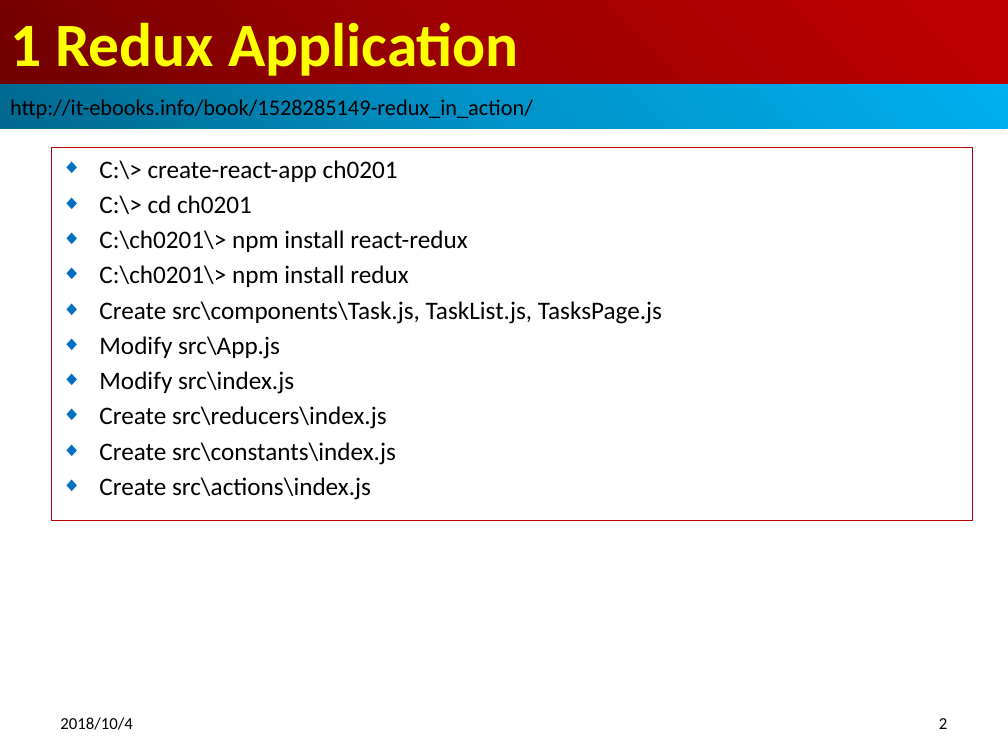
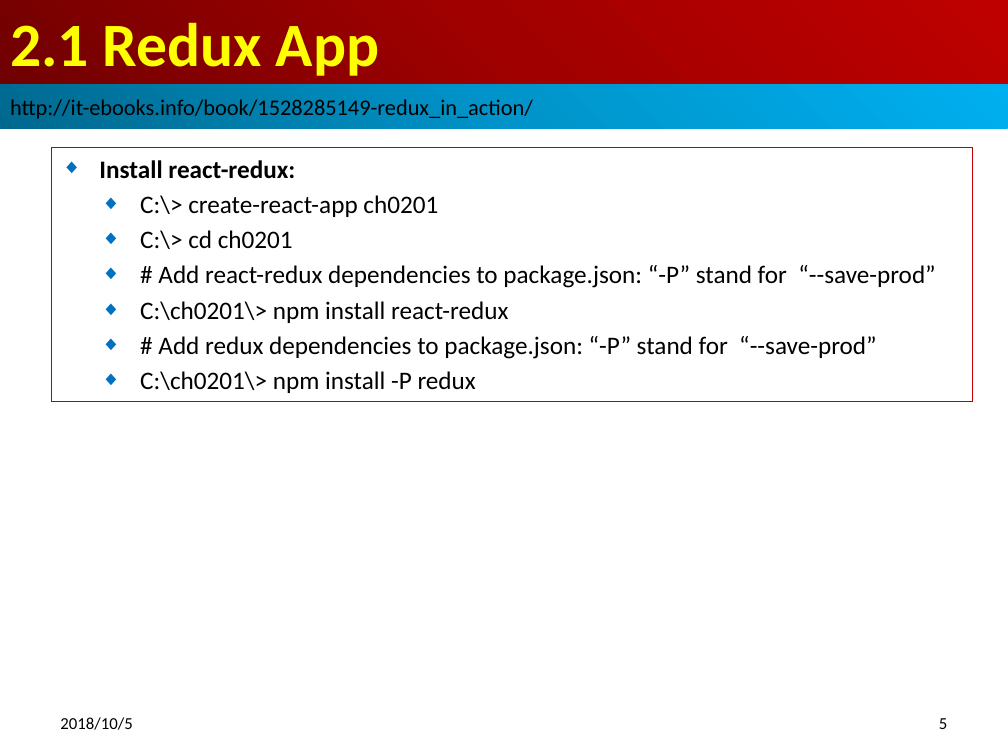
Before and after one commit to peterhchen/redux-code, a slide deck: slide 5 of 15_Ch02_ReduxApp.pptx (slide 2 before the commit). Drawn at 1008x756 pixels with LibreOffice and Linux fonts; fonts in the diff are those of the drawing. Boxes give left, top, right and bottom in pixels: in the first picture for what was removed or moved away, otherwise in the second. Text is boxed around its words. In the diff, an @@ line names an element or a change of style, - is before the commit and + after.

```diff
--- a/15_Ch02_ReduxApp.pptx
+++ b/15_Ch02_ReduxApp.pptx
@@ title at bbox=[10, 22, 379, 76]: text changed @@
-1 Redux Application
+2.1 Redux App
@@ subtitle "Install react-redux:": place and size @@
-subtitle "Install react-redux:" at bbox=[51, 148, 972, 521]
+subtitle "Install react-redux:" at bbox=[51, 148, 972, 402]
@@ subtitle at bbox=[99, 160, 295, 179]: paragraph added @@
+◆ Install react-redux:
@@ subtitle at bbox=[140, 195, 508, 323]: indent changed @@
@@ subtitle at bbox=[158, 265, 935, 288]: paragraph added @@
+◆ # Add react-redux dependencies to package.json: “-P” stand for “--save-prod”
@@ subtitle at bbox=[140, 336, 876, 393]: text changed @@
-◆ C:\ch0201\> npm install redux
-◆ Create src\components\Task.js, TaskList.js, TasksPage.js
-◆ Modify src\App.js
-◆ Modify src\index.js
-◆ Create src\reducers\index.js
-◆ Create src\constants\index.js
-◆ Create src\actions\index.js
+◆ # Add redux dependencies to package.json: “-P” stand for “--save-prod”
+◆ C:\ch0201\> npm install -P redux
@@ text at bbox=[60, 717, 132, 730]: text changed @@
-2018/10/4
+2018/10/5
@@ page number at bbox=[939, 718, 947, 729]: text changed @@
-2
+5
```
Also in this commit, not shown: 3 other slides changed, 13 slides added.
